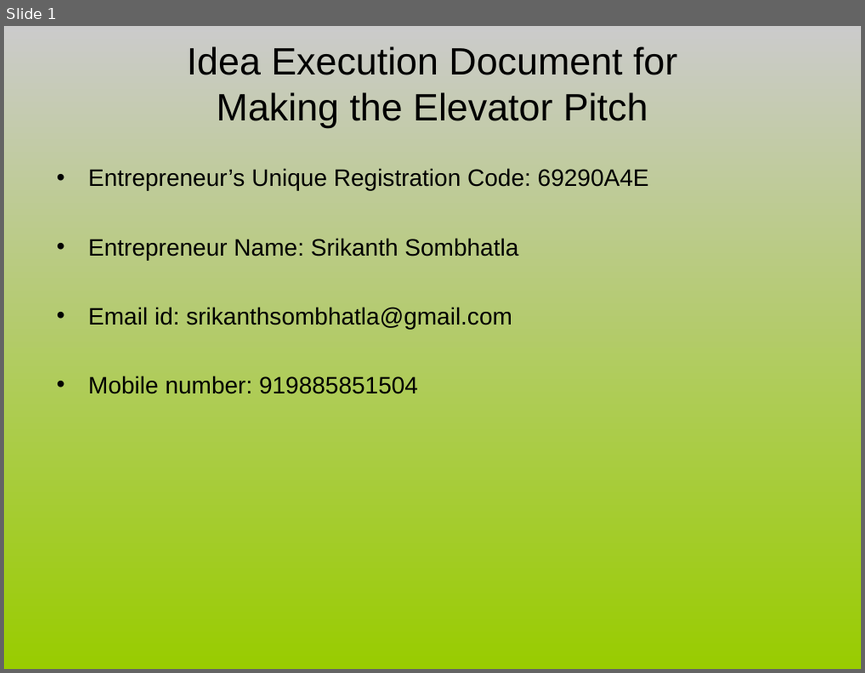
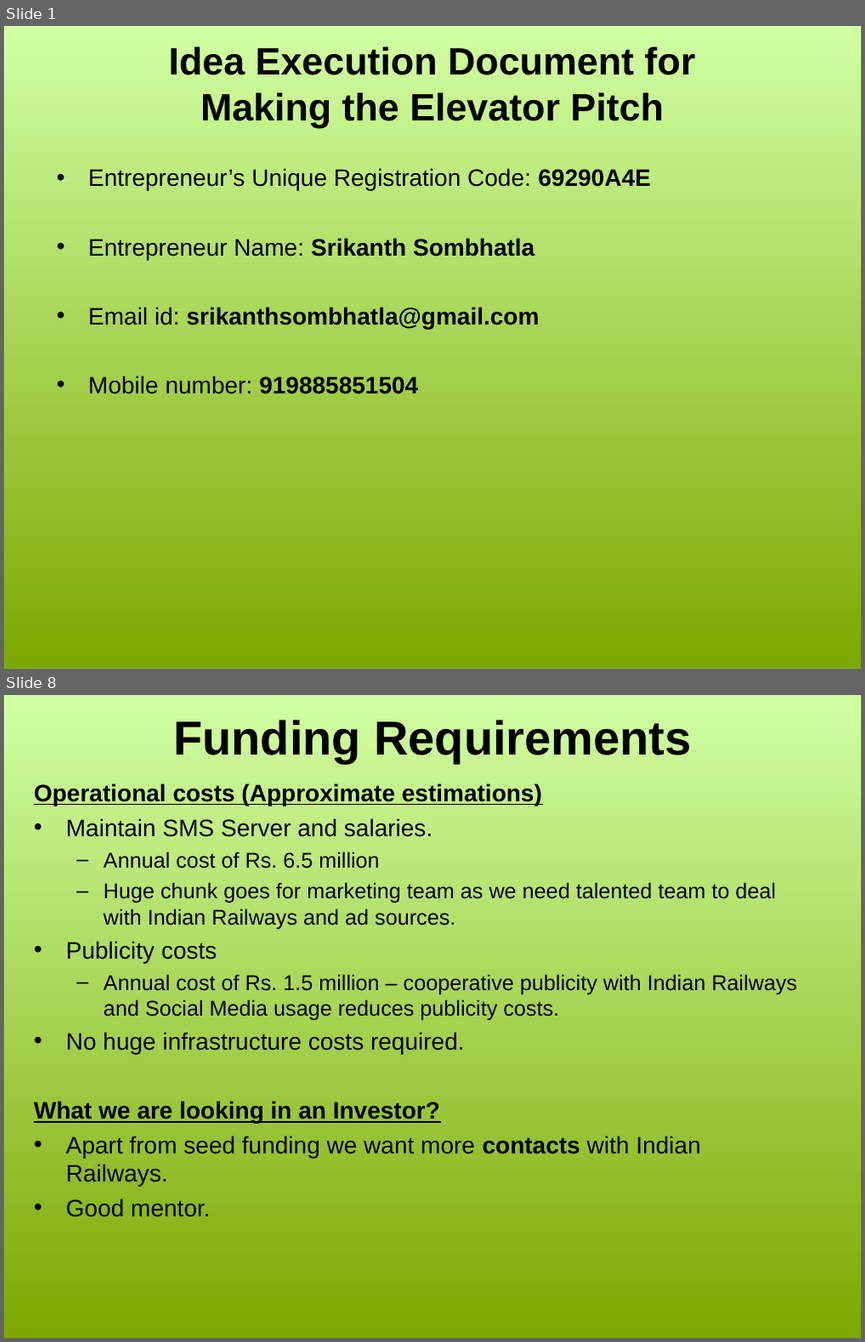
Before and after one commit to sriks/decii, a slide deck: mobileticketing/69290A4E.ppt. Shown one above the other, each under a label of ours: slide 1 before the commit, slides 1 and 8 after it; the slides between them are not shown. The pictures are 865x673 and 865x1342 pixels, drawn with LibreOffice and Linux fonts; fonts in the diff are those of the drawing. Boxes give left, top, right and bottom in pixels: in the first picture for what was removed or moved away, otherwise in the second. Text is boxed around its words. In the diff, an @@ line names an element or a change of style, - is before the commit and + after.

```diff
--- a/mobileticketing/69290A4E.ppt
+++ b/mobileticketing/69290A4E.ppt
@@ slide 8 added at (4, 695, 861, 1338), background gradient #D1FFA3 to #7CA800 @@
@@ title added at (173, 720, 691, 763), 40 pt, text #000000, bold @@
+Funding Requirements
@@ text added at (34, 783, 797, 1217), 18 pt, text #000000 @@
+Operational costs (Approximate estimations)
+• Maintain SMS Server and salaries.
+  – Annual cost of Rs. 6.5 million
+  – Huge chunk goes for marketing team as we need talented team to deal with Indian Railways and ad sources.
+• Publicity costs
+  – Annual cost of Rs. 1.5 million – cooperative publicity with Indian Railways and Social Media usage reduces publicity costs.
+• No huge infrastructure costs required.
+What we are looking in an Investor?
+• Apart from seed funding we want more contacts with Indian Railways.
+• Good mentor.
@@ slide 1 changed as well @@
@@ background gradient #CBCBCB to #99CC00 to gradient #D1FFA3 to #7CA800 @@
@@ title "Idea Execution Document for Making ..." at (169, 46, 695, 128): bold on @@
@@ text "Entrepreneur’s Unique Registration Code: 69290A4E" at (88, 168, 650, 394): bold on in "69290A4E", "Srikanth Sombhatla", "srikanthsombhatla@gmail.com", "919885851504" @@
```
Also in this commit, not shown: 7 other slides added, 10 slides removed.
